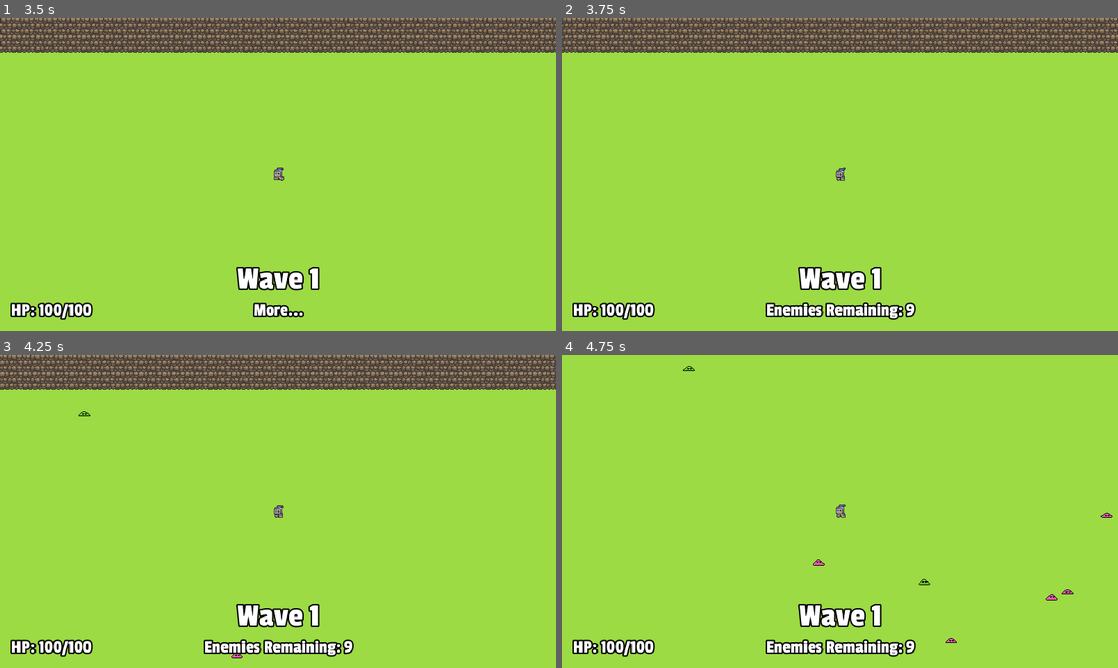
Above: before the commit, frames 1-4 (two rows, left to right).
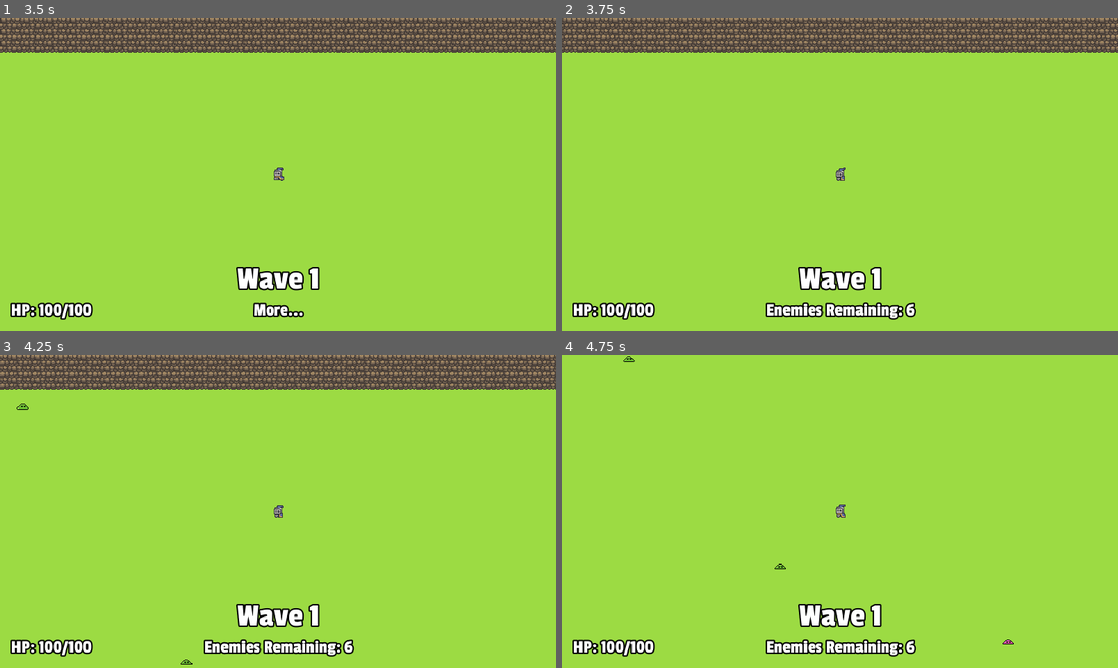
Above: after the commit, the same moments.

Repository: stuson/go-godot-4-game-jam
Game: Godot game, scene res://ui/MainMenu.tscn
Two runs of this game, one before a commit and one after it. Both use one fixed random seed, a clock stepped at 60 frames per second and the inputs below.
Inputs (mouse positions are in pixels of both pictures, inside the frame that each line leads up to):
- Up to frame 1 (3.5 s): click "Start Game" at 0.5 s; tap Enter at 1.25 s; move the mouse to (250, 237) at 1.27 s; press the mouse at (250, 237) at 1.28 s; hold W (move_up) 1.28-2.78 s; move the mouse to (444, 221) at 2.02 s; release the mouse at (444, 221) at 2.03 s; tap Space (roll) at 2.1 s; move the mouse to (111, 127) at 2.77 s; press the mouse at (111, 127) at 2.78 s; hold A (move_left) from 2.78 s (still down)
- Up to frame 2 (3.75 s): keep holding A (move_left); move the mouse to (867, 174) at 3.52 s; release the mouse at (867, 174) at 3.53 s; tap Space (roll) at 3.6 s
- Up to frame 3 (4.25 s): keep holding A (move_left)
- Up to frame 4 (4.75 s): move the mouse to (756, 433) at 4.27 s; release A (move_left) at 4.28 s; press the mouse at (756, 433) at 4.28 s; hold S (move_down) from 4.28 s (still down)

Frame 1 is identical in both runs. In frame 2, less than 0.1% of the frame differs, in the area x 61-64%, y 90-96%; in frame 3, 0.2%; in frame 4, 0.3%, in the area x 11-99%, y 0-96%.

Commit message:
update duplicator health

Diff:
--- a/characters/enemies/duplicator_enemy/DuplicatorEnemy.tscn
+++ b/characters/enemies/duplicator_enemy/DuplicatorEnemy.tscn
@@ -237,7 +237,7 @@
 collision_mask = 5
 script = ExtResource( 2 )
 damage = 10
-max_hp = 25
+max_hp = 75
 speed = 80
 explode_color = Color( 0.886275, 0.00784314, 0.811765, 1 )
 explode_scale = 3.0
@@ -247,7 +247,7 @@
 [node name="AnimatedSprite" type="AnimatedSprite" parent="."]
 material = ExtResource( 5 )
 frames = SubResource( 41 )
-frame = 9
+frame = 13
 playing = true
 centered = false
 offset = Vector2( -8, -12 )
--- a/stages/Level.tscn
+++ b/stages/Level.tscn
@@ -957,8 +957,8 @@
 [node name="Spawn2" type="Node" parent="SpawnManager/Waves/Wave1/Group1"]
 script = ExtResource( 10 )
 Enemy = ExtResource( 18 )
-num_enemies = 6
-spawn_interval = 0.2
+num_enemies = 3
+spawn_interval = 1.0
 
 [node name="Wave2" type="Node" parent="SpawnManager/Waves"]
 script = ExtResource( 2 )
Not shown: 1 places in stages/Level.tscn that only renumber resources
